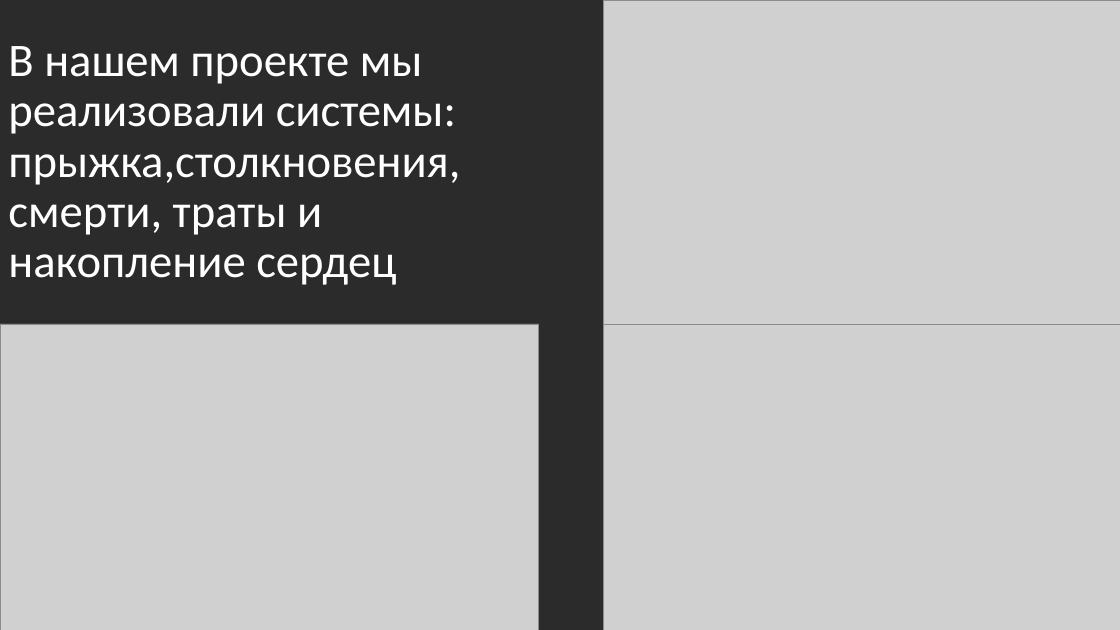
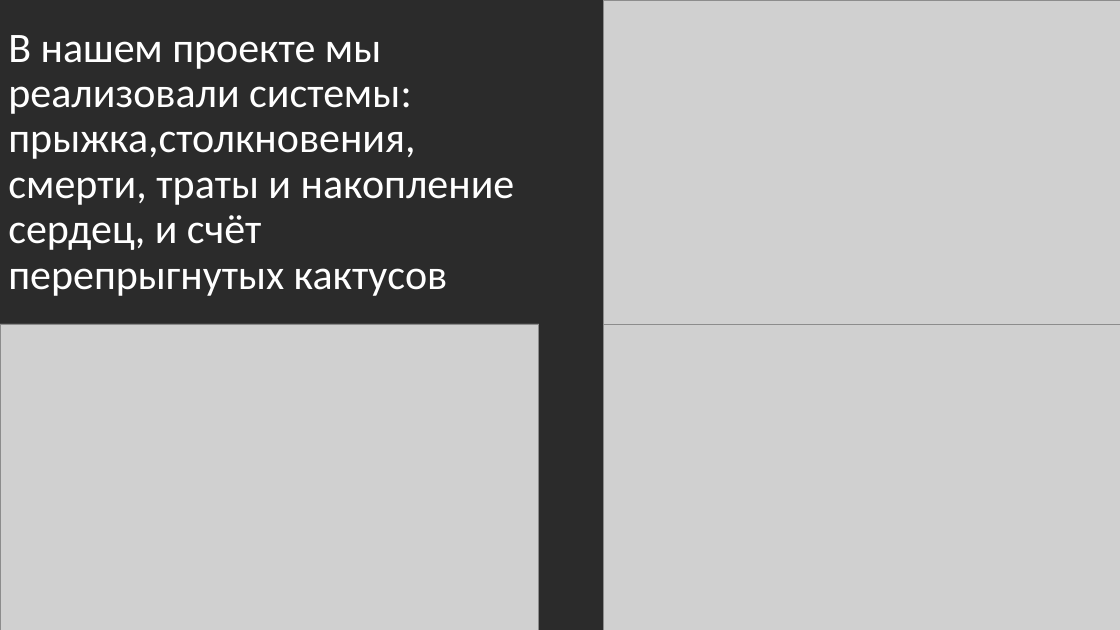
Before and after one commit to Egor-ZH-Dungeon-master/proj_yandex, a slide deck: slide 4 of Презент.pptx. Drawn at 1120x630 pixels with LibreOffice and Linux fonts; fonts in the diff are those of the drawing; grey boxes stand for pictures; background and template pictures are left out; a plain dark background stands for a picture behind light text. Boxes give left, top, right and bottom in pixels: in the first picture for what was removed or moved away, otherwise in the second. Text is boxed around its words. In the diff, an @@ line names an element or a change of style, - is before the commit and + after.

```diff
--- a/Презент.pptx
+++ b/Презент.pptx
@@ title at (8, 35, 515, 296): text changed; size 40 to 36 pt @@
-В нашем проекте мы реализовали системы:
-прыжка,столкновения, смерти, траты и накопление сердец
+В нашем проекте мы реализовали системы:
+прыжка,столкновения, смерти, траты и накопление сердец, и счёт перепрыгнутых кактусов
```
Also in this commit, not shown: 1 other slide changed.
